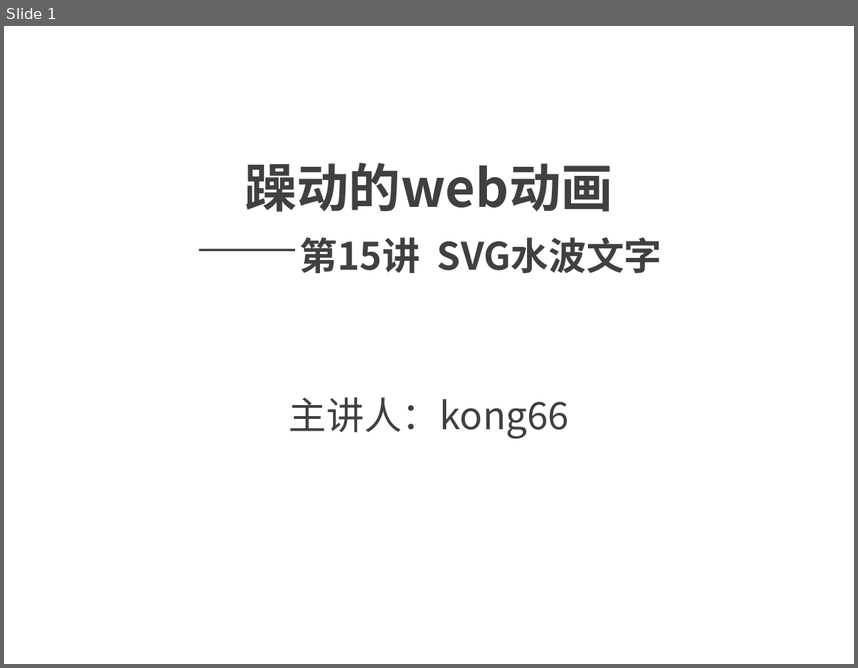
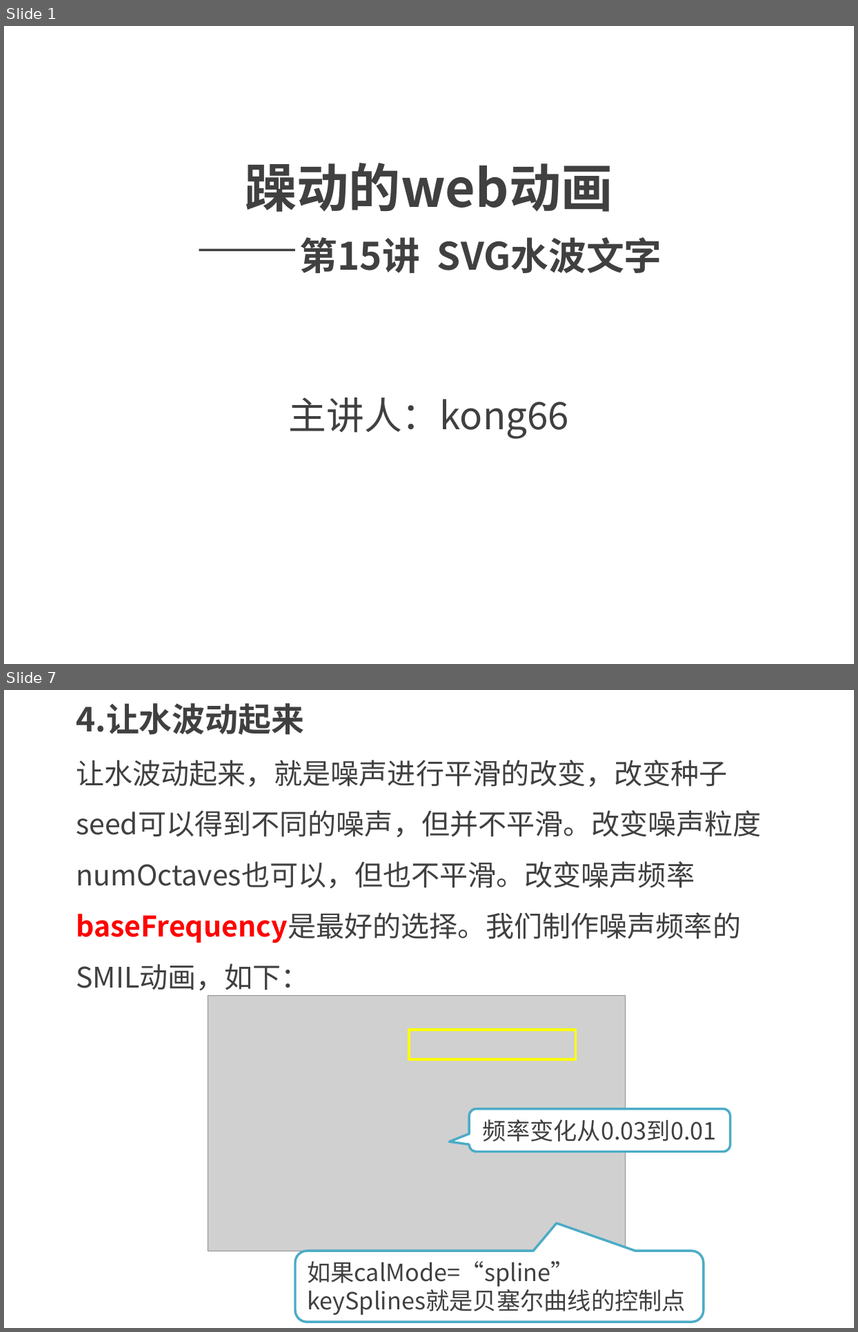
Before and after one commit to kong66/webAni, a slide deck: 15-svg-filter-text-wave/15.pptx. Shown one above the other, each under a label of ours: slide 1 before the commit, slides 1 and 7 after it; the slides between them are not shown. The pictures are 858x668 and 858x1332 pixels, drawn with LibreOffice and Linux fonts; fonts in the diff are those of the drawing; grey boxes stand for pictures. Boxes give left, top, right and bottom in pixels: in the first picture for what was removed or moved away, otherwise in the second. Text is boxed around its words. In the diff, an @@ line names an element or a change of style, - is before the commit and + after.

```diff
--- a/15-svg-filter-text-wave/15.pptx
+++ b/15-svg-filter-text-wave/15.pptx
@@ slide 7 added at [4, 690, 854, 1328], background #FFFFFF @@
@@ text added at [76, 703, 304, 735], 28 pt, text #404040, bold @@
+4.让水波动起来
@@ text added at [76, 760, 762, 990], 24 pt, text #404040 @@
+让水波动起来，就是噪声进行平滑的改变，改变种子seed可以得到不同的噪声，但并不平滑。改变噪声粒度numOctaves也可以，但也不平滑。改变噪声频率baseFrequency是最好的选择。我们制作噪声频率的SMIL动画，如下：
@@ picture added at [208, 995, 626, 1250] @@
@@ rectangle added at [408, 1029, 575, 1059], outline #FFFF00 2.25 pt @@
@@ rounded speech box added at [469, 1108, 730, 1151], fill #FFFFFF, outline #4BACC6 2 pt, 20 pt, text #404040 @@
+频率变化从0.03到0.01
@@ rounded speech box added at [296, 1250, 704, 1321], fill #FFFFFF, outline #4BACC6 2 pt, 20 pt, text #404040 @@
+如果calMode=“spline”
+keySplines就是贝塞尔曲线的控制点
```
Also in this commit, not shown: 3 slides changed, 8 other slides added, 8 slides removed, 2 other files.
